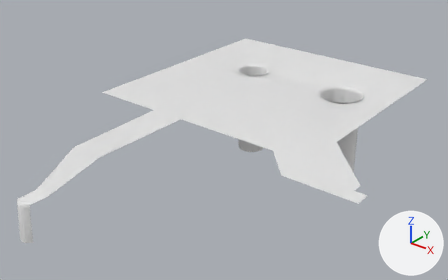
Two versions of the FBX model Fortrest/Assets/Team/Jayden/Coast/SM_WaterPlane.fbx, one commit apart.
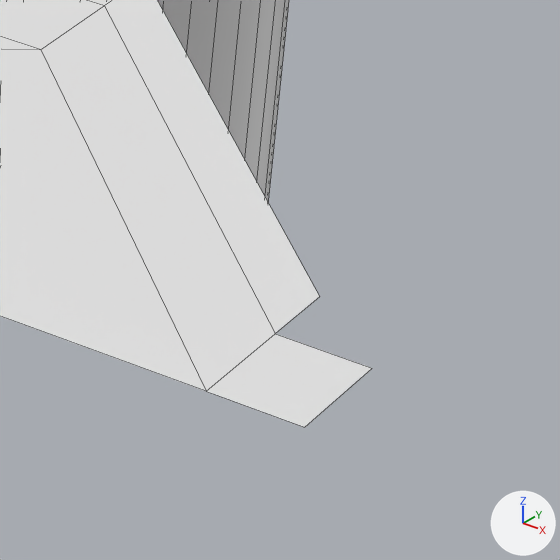
The first picture shows the older version from a camera (50 mm lens) standing at (282.7, -415.3, 190.8) and looking at (10.8, -75.5, -19.9). The close-ups show both versions on the part from 71% to 88% of the width and 52% to 79% of the height of that picture. Arrows for +X, +Y and +Z are at lower right; the lights stay in place. The close-ups show mesh edges as thin lines. Where no turn or scale is listed for an object, it has been applied to the vertices.

Before the edit, the objects in view are built like this:
```python
me_plane_001 = bpy.data.meshes.new('Plane.001')
me_plane_001.from_pydata(...)  # 793 vertices, 701 faces; spans x -100.0..151.0, y -251.0..100.0, z -78.0..1.0
# faces by material slot: [216, 485]
me_plane_001.materials.append(mat_watervfx)  # white #e7e7e7
me_plane_001.materials.append(mat_water)  # white #e7e7e7
ob_coastwaterplane_001 = bpy.data.objects.new('CoastWaterPlane.001', me_plane_001)
ob_coastwaterplane_001.location = (0.0, 0.0, 0.0)
```
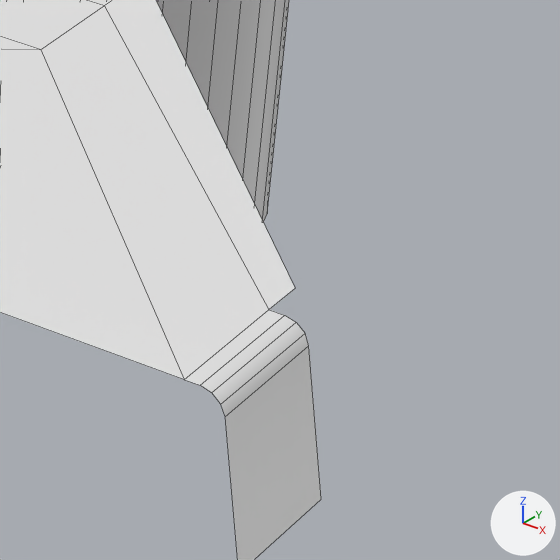
What the commit changed:
me_plane_001 is used by ob_coastwaterplane_001; location (0.0, 0.0, 0.0).
me_plane_001 had 793 vertices, 701 faces and spanned x -100.0..151.0, y -251.0..100.0, z -78.0..1.0.
me_plane_001 now has 801 vertices, 705 faces and spans x -100.0..146.0, y -251.0..100.0, z -78.0..1.0.
Part 1, on me_plane_001:
3 vertices are removed from x 142.0..151.0, y -125.0..-113.0, z 0.0.
4 faces are deleted.
1 vertex moves from x 142.0, y -106.0, z 0.0 to x 139.0, y -106.0, z 0.0.
5 vertices are added at (139.0, -125.0, 0.0), (146.0, -125.0, -16.0), (143.0, -125.0, -2.0), (141.0, -125.0, 0.0), (143.0, -125.0, -1.0).
6 new vertices lie (0.0, 15.0, 0.0) away from vertices in x 139.0..146.0, y -125.0, z -16.0..0.0.
8 new faces join them, mat_water (white #e7e7e7).

What differs and where, as boxes [x1, y1, x2, y2] in the close-ups (560 x 560 px):
'CoastWaterPlane.001', reshaped: before [0, 0, 372, 427]; after [0, 0, 321, 560]
